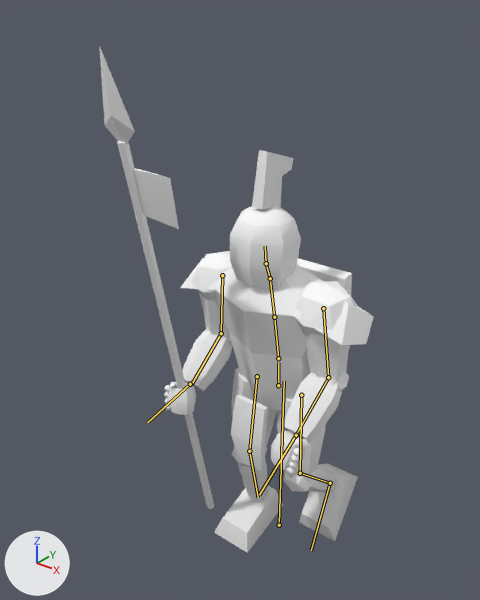
Renders of the glTF model client/public/assets/models/pike_warden.glb from each side of a commit.
The view is the same before and after, from a 50 mm lens placed at (1.46, -2.15, 2.54), pointed at (-0.14, -0.15, 1.31). The lights are fixed; the arrows at lower left show +X, +Y and +Z. The first picture is the older version. Both versions are drawn at frame 7 of the action 'walk'; the numbers are the values there. The bones that change, and the others that lie on the model, are drawn over the model as lines.

The first picture shows 'pike_warden'.
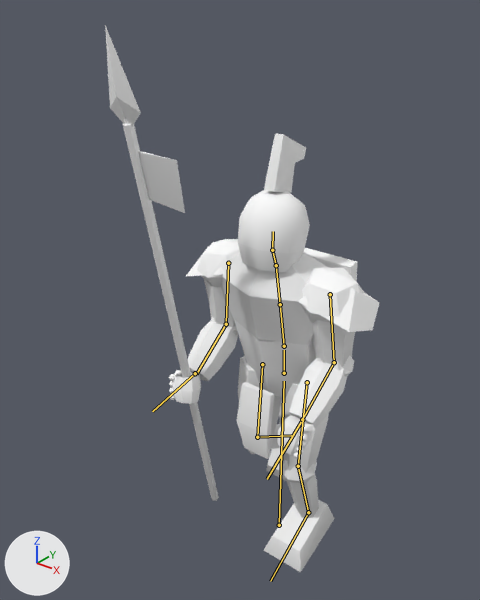
Changed parts and their boxes (x1, y1, x2, y2) in the pictures (480 x 600 px):
'pike_warden', posed (8% taller)
    before: (99, 46, 374, 553)
    after: (105, 25, 380, 572)
bone 'hips', root to tip
    before: (278, 385) to (278, 362)
    after: (284, 373) to (284, 350)
bone 'spine', root to tip
    before: (278, 358) to (274, 317)
    after: (284, 346) to (280, 304)
bone 'chest', root to tip
    before: (274, 317) to (270, 278)
    after: (280, 304) to (276, 265)
bone 'head', root to tip
    before: (266, 263) to (265, 246)
    after: (272, 250) to (273, 231)
bone 'upper_arm.L', root to tip
    before: (323, 308) to (328, 377)
    after: (330, 294) to (334, 362)
bone 'upper_arm.R', root to tip
    before: (222, 275) to (221, 333)
    after: (228, 263) to (226, 324)
bone 'weapon', root to tip
    before: (190, 384) to (147, 422)
    after: (195, 373) to (152, 411)
bone 'thigh.L', root to tip
    before: (301, 395) to (300, 473)
    after: (307, 382) to (298, 466)
bone 'shin.L', root to tip
    before: (300, 473) to (330, 483)
    after: (298, 466) to (308, 512)
bone 'thigh.R', root to tip
    before: (257, 376) to (249, 451)
    after: (262, 364) to (257, 437)
bone 'shin.R', root to tip
    before: (249, 451) to (258, 497)
    after: (257, 437) to (291, 435)

What the commit changed:
Bone 'hips' (bone_hips) moves from (0.0, 0.0, 0.043) to (0.0, 0.043, 0.0).
Bone 'spine' (bone_spine) turns from (6, 0, 0) to (7, 0, 0) degrees about its own x, y and z.
Bone 'chest' (bone_chest) turns from (0, 0, 0) to (-2, 0, 0) degrees about its own x, y and z.
Bone 'head' (bone_head) turns from (0, 0, 0) to (-6, 0, 0) degrees about its own x, y and z.
Bone 'upper_arm.L' (bone_upper_arm_l) turns from (-1, 0, 5) to (1, 0, 7) degrees about its own x, y and z.
Bone 'upper_arm.R' (bone_upper_arm_r) turns from (1, 0, -5) to (-1, 0, -7) degrees about its own x, y and z.
Bone 'weapon' (bone_weapon) moves from (-0.01, 0.024, 0.011) to (-0.013, 0.029, 0.012).
Bone 'weapon' (bone_weapon) turns from (-23, -8, -4) to (-26, -11, -3) degrees about its own x, y and z.
Bone 'thigh.L' (bone_thigh_l) turns from (0, 0, 0) to (-7, 0, 0) degrees about its own x, y and z.
Bone 'shin.L' (bone_shin_l) turns from (45, 0, 0) to (20, 0, 0) degrees about its own x, y and z.
Bone 'thigh.R' (bone_thigh_r) turns from (-2, 0, 0) to (1, 0, 0) degrees about its own x, y and z.
Bone 'shin.R' (bone_shin_r) turns from (12, 0, 0) to (54, 0, 0) degrees about its own x, y and z.
